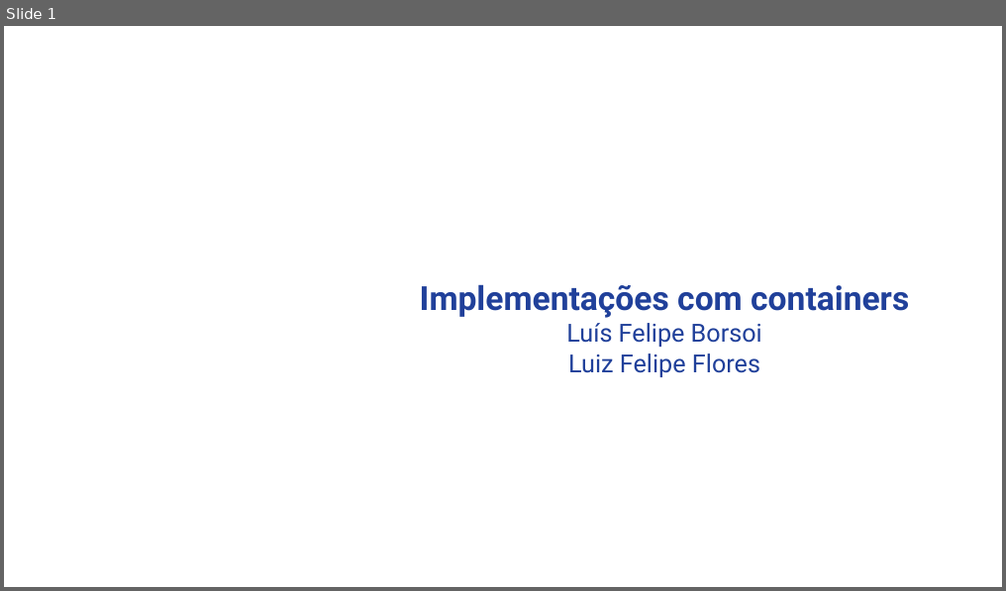
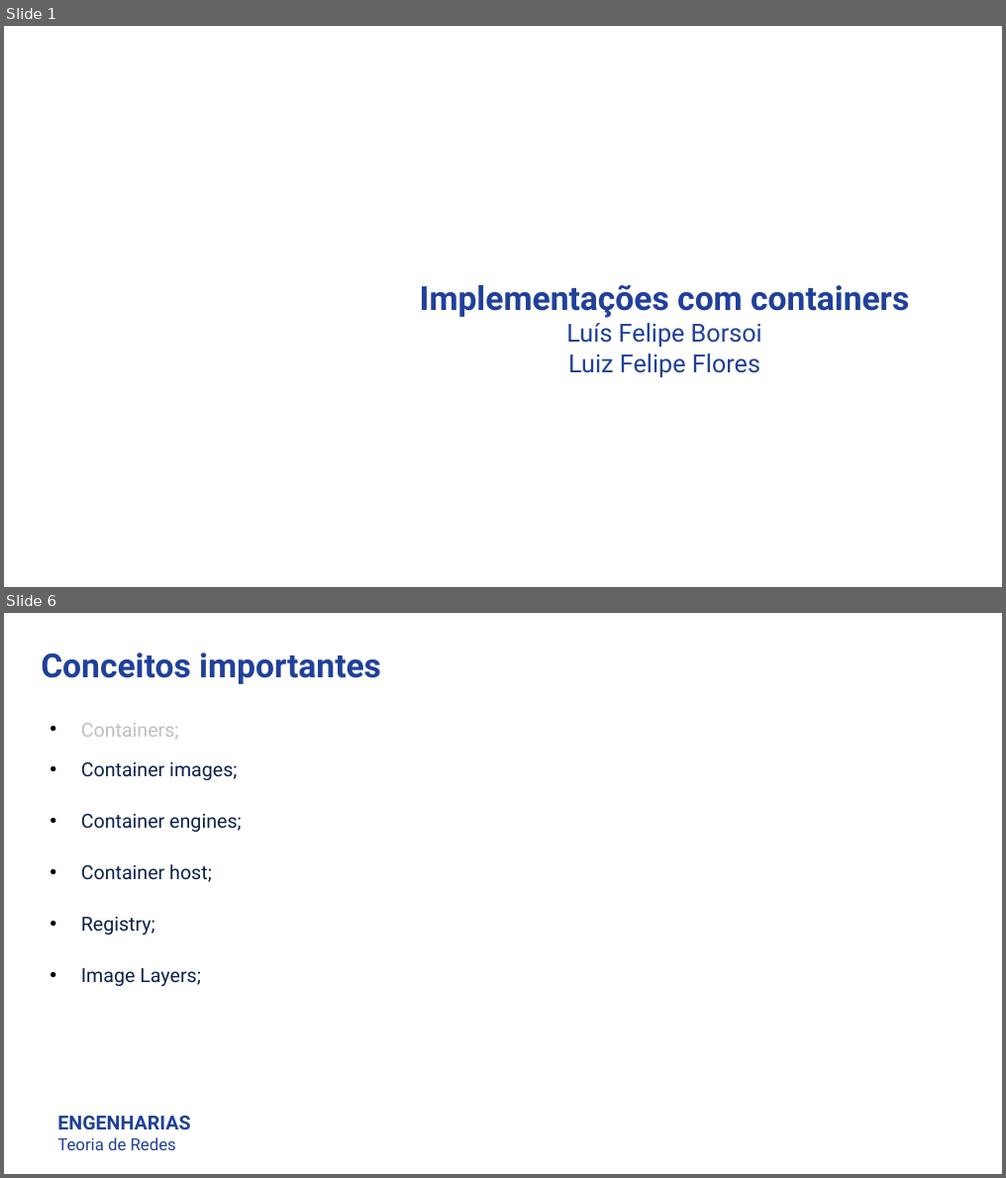
Before and after one commit to luisfelipe998/docker-demo, a slide deck: LuisFelipeBorsoi_LuizFelipeFlores_TGB.pptx. Shown one above the other, each under a label of ours: slide 1 before the commit, slides 1 and 6 after it; the slides between them are not shown. The pictures are 1006x591 and 1006x1178 pixels, drawn with LibreOffice and Linux fonts; fonts in the diff are those of the drawing; background and template pictures are left out. Boxes give left, top, right and bottom in pixels: in the first picture for what was removed or moved away, otherwise in the second. Text is boxed around its words. In the diff, an @@ line names an element or a change of style, - is before the commit and + after.

```diff
--- a/LuisFelipeBorsoi_LuizFelipeFlores_TGB.pptx
+++ b/LuisFelipeBorsoi_LuizFelipeFlores_TGB.pptx
@@ slide 6 added at [4, 613, 1002, 1174], background #FFFFFF @@
@@ text added at [41, 653, 381, 684], 24 pt, text #20409A, bold @@
+Conceitos importantes
@@ text added at [81, 723, 242, 986], 14 pt, text #0B214A @@
+• Containers;
+• Container images;
+• Container engines;
+• Container host;
+• Registry;
+• Image Layers;
@@ text added at [57, 1116, 190, 1151], 12 pt, text #20409A @@
+ENGENHARIAS
+Teoria de Redes
```
Also in this commit, not shown: 3 slides changed, 25 other slides added, 4 other files.
